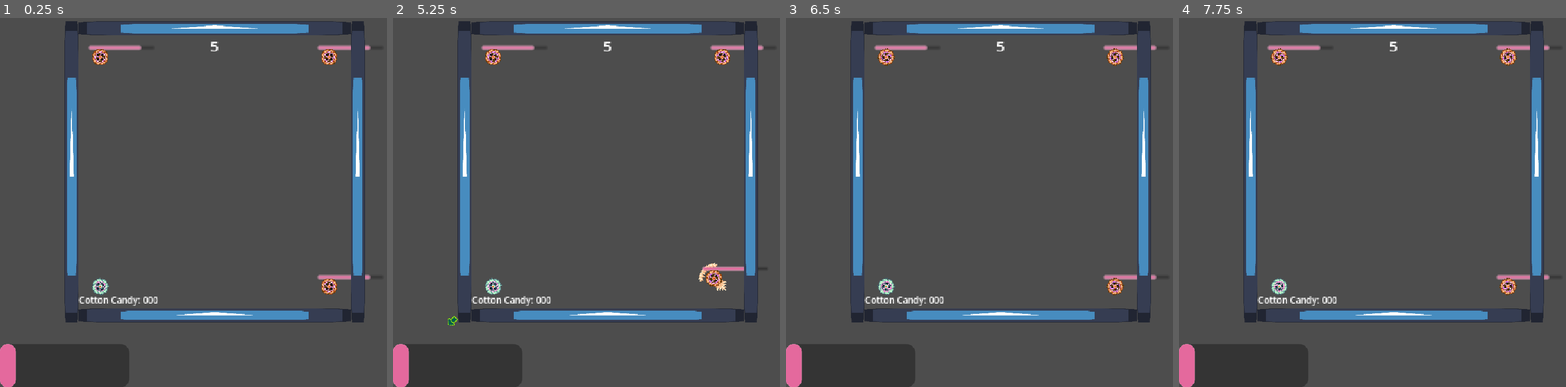
Above: before the commit, frames 1-4 (left to right).
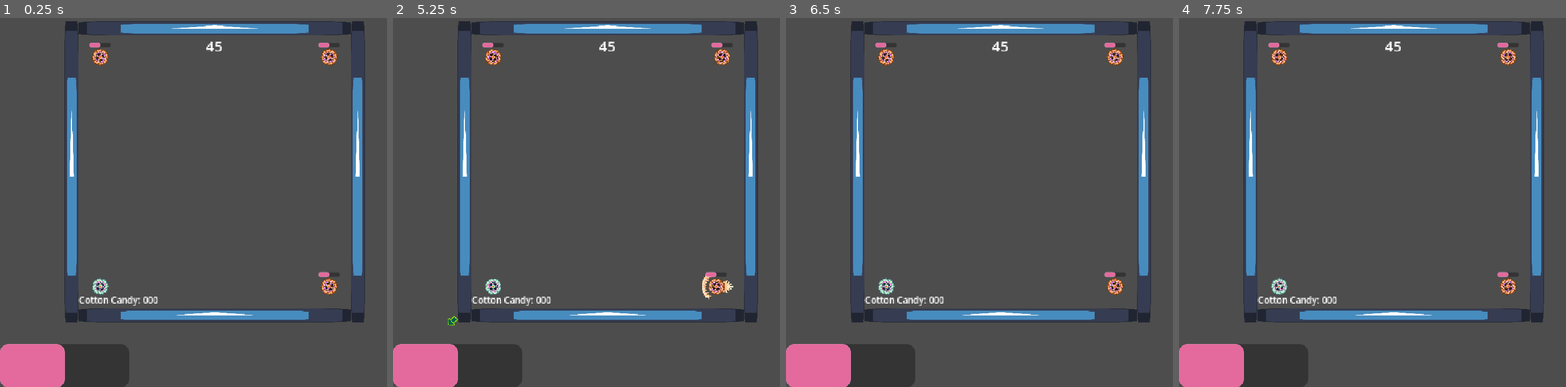
Above: after the commit, the same moments.

Repository: We-ALL-Play-Warthunder-Not-Just-Me/verySeriousSpinningCottonCandyGame
Game: Godot game, scene res://main_game.tscn
Same seed, same stepped clock (60 frames per second), same inputs: the game is played once before the commit and once after it. The engine's default icon, where the game draws it, is replaced by a stand-in: a white triangle on a blue panel in a dark square.
Inputs (mouse positions are in pixels of both pictures, inside the frame that each line leads up to):
- Up to frame 1 (0.25 s): no input
- Up to frame 2 (5.25 s): move the mouse to (702, 150) at 0.52 s; press the mouse at (702, 150) at 0.53 s; move the mouse to (520, 195) at 1.27 s; release the mouse at (520, 195) at 1.28 s; tap R at 1.35, 2.85, 4.35 s; move the mouse to (652, 77) at 2.02 s; press the mouse at (652, 77) at 2.03 s; move the mouse to (586, 257) at 2.77 s; release the mouse at (586, 257) at 2.78 s; move the mouse to (737, 235) at 3.52 s; press the mouse at (737, 235) at 3.53 s; move the mouse to (478, 106) at 4.27 s; release the mouse at (478, 106) at 4.28 s; move the mouse to (629, 172) at 5.02 s; press the mouse at (629, 172) at 5.03 s
- Up to frame 3 (6.5 s): move the mouse to (936, 65) at 5.77 s; release the mouse at (936, 65) at 5.78 s; tap R at 5.85 s
- Up to frame 4 (7.75 s): move the mouse to (1488, 150) at 6.52 s; press the mouse at (1488, 150) at 6.53 s; move the mouse to (1306, 195) at 7.27 s; release the mouse at (1306, 195) at 7.28 s; tap R at 7.35 s

The runs differ from the first frame. In frame 1, 2.4% of the frame differs, in the area x 0-99%, y 6-100%; in frame 2, 2.6%, in the area x 0-97%, y 6-100%; in frame 3, 2.5%; in frame 4, 2.5%.

Commit message:
Respawned Enemies and some Clean Up
I converted my player spawner into a general spawner that captures the starting positions of every spinner in a dictionary at ready to save that value for respawns later. ALSO, FIXED MY STUPID WAY OF DOING TARGET DETECTION FOR ENEMIES (No more recursion...)

Diff:
--- a/Enemies/Enemy.tscn
+++ b/Enemies/Enemy.tscn
@@ -103,16 +103,15 @@
 
 [node name="HealthBar" parent="." unique_id=103673131 node_paths=PackedStringArray("health") instance=ExtResource("6_oiydt")]
 offset_left = -12.0
-offset_top = -12.0
+offset_top = -16.0
 offset_right = 12.0
 offset_bottom = -11.0
-scale = Vector2(3, 3)
 health = NodePath("../HealthComponent")
 
 [node name="VerySeriousEnemy" type="Sprite2D" parent="." unique_id=1977203792]
 texture = ExtResource("1_wv4gc")
 
-[node name="PlayerAnimations" type="AnimationPlayer" parent="VerySeriousEnemy" unique_id=1327218308]
+[node name="EnemyAnimations" type="AnimationPlayer" parent="VerySeriousEnemy" unique_id=1327218308]
 libraries/ = SubResource("AnimationLibrary_vlldt")
 autoplay = &"PlayerSpinHigh"
 
@@ -121,7 +120,8 @@
 
 [node name="HealthComponent" type="Node" parent="." unique_id=627178191]
 script = ExtResource("4_7mq4p")
-CurrentHP = 80
+MaxHp = 50
+CurrentHP = 25
 HealthDecay = 0
 metadata/_custom_type_script = "uid://uflgtvyrjjt"
 
@@ -129,3 +129,5 @@
 script = ExtResource("5_k2bks")
 health = NodePath("..")
 metadata/_custom_type_script = "uid://dbd78rwuw5wsu"
+
+[connection signal="healthDEATH" from="HealthComponent" to="." method="spin_depleted"]
--- a/Enemies/enemy.gd
+++ b/Enemies/enemy.gd
@@ -1,9 +1,11 @@
 extends RigidBody2D
 
 @onready var center_stage = get_node("/root/MainGame/CenterStage")
+@onready var spawner = get_node("/root/MainGame/Spawner")
 @onready var spinners = get_node("..")
 @onready var health = $HealthComponent
 @onready var dash_graphic = $VerySeriousDash
+@onready var animations = $VerySeriousEnemy/EnemyAnimations
 var min_wait_time = 0.5
 var max_wait_time = 2.0
 var final_wait_time
@@ -11,10 +13,11 @@
 var max_power = 50
 var min_power = 10
 var max_amplifier = 1.5
+var amplifier
 var dash_time = 3
 var dash_countdown
 var can_dash = true
-var candy_multiplier = randi_range(1, 3)
+var candy_multiplier
 
 func _ready() -> void:
 	final_wait_time = randf_range(min_wait_time, max_wait_time)
@@ -31,7 +34,7 @@
 				can_dash = false
 				dash_countdown = dash_time
 				dash_graphic.visible = true
-				pick_target()
+				pick_target(spinners.get_children())
 		else:
 			final_wait_time = randf_range(min_wait_time, max_wait_time)
 			dash_countdown -= delta
@@ -39,6 +42,21 @@
 				can_dash = true
 			elif dash_countdown < dash_time/3:
 				dash_graphic.visible = false
+
+		if health.CurrentHP > (health.MaxHp/2):
+			animations.play("PlayerSpinHigh")
+			candy_multiplier = 3
+			amplifier = max_amplifier
+		elif health.CurrentHP > (health.MaxHp/4):
+			animations.play("PlayerSpinMed")
+			candy_multiplier = 2
+			amplifier = (max_amplifier/2)
+		elif health.CurrentHP > 0:
+			animations.play("PlayerSpinLow")
+			candy_multiplier = 1
+			amplifier = (max_amplifier/4)
+		else:
+			animations.stop()
 	else:
 		self.linear_velocity.lerp(Vector2(0,0),30)
 		health.HealthDecay = 0
@@ -46,18 +64,29 @@
 	previous_frame = self.linear_velocity
 	dash_graphic.rotation = previous_frame.angle()
 
-func launch_self(target: RigidBody2D):
-	var direction_to_target = self.position.direction_to(target.position)
+func launch_self(target_position: Vector2):
+	var direction_to_target = self.position.direction_to(target_position)
 	var final_power = randi_range(min_power, max_power)
 	var force = (direction_to_target * final_power).limit_length(max_power)
-	self.apply_force(force * max_amplifier)
+	self.apply_force(force * amplifier)
 
-func pick_target():
-	var active_spinners = spinners.get_child_count()
-	var random_target = randi_range(0, active_spinners-1)
-	var chosen_target = spinners.get_child(random_target)
-	if chosen_target.name == self.name:
-		pick_target()
+func pick_target(targets: Array):
+	var active_spinners = targets.size()
+	if active_spinners == 0:
+		#If no one else is around, go in a random direction
+		var random_direction = Vector2(randf_range(-1, 1), randf_range(-1, 1)) + self.position
+		launch_self(random_direction)
 	else:
-		#print(self.name," has chosen Target: ", chosen_target.name)
-		launch_self(chosen_target)
+		#Picking randomly who to go for in the array of options
+		var random_target = randi_range(0, active_spinners-1)
+		var chosen_target = spinners.get_child(random_target)
+		if chosen_target.name == self.name:
+			#Removing itself from the pool before trying again
+			targets.remove_at(random_target)
+			pick_target(targets)
+		else:
+			#print(self.name," has chosen Target: ", chosen_target.name)
+			launch_self(chosen_target.position)
+
+func spin_depleted():
+	spawner.kill_spinner(self)
--- a/Player/Player.tscn
+++ b/Player/Player.tscn
@@ -127,7 +127,7 @@
 [node name="HealthComponent" type="Node" parent="." unique_id=627178191]
 script = ExtResource("1_3qydi")
 MaxHp = 50
-CurrentHP = 6
+CurrentHP = 25
 HealthDecay = 2
 metadata/_custom_type_script = "uid://uflgtvyrjjt"
 
@@ -160,4 +160,5 @@
 shape = SubResource("CircleShape2D_j23h2")
 debug_color = Color(0.9757263, 0, 0.42078322, 0.41960785)
 
+[connection signal="healthDEATH" from="HealthComponent" to="." method="spin_depleted"]
 [connection signal="body_entered" from="DamageArea" to="." method="_on_damage_area_entered"]
--- a/Player/player_rigid.gd
+++ b/Player/player_rigid.gd
@@ -17,12 +17,8 @@
 var dash_countdown
 @onready var center_stage = get_node("/root/MainGame/CenterStage")
 var previous_frame: Vector2
-@onready var spawner = get_node("/root/MainGame/PlayerSpawn")
+@onready var spawner = get_node("/root/MainGame/Spawner")
 @onready var candy_tracker = get_node("/root/MainGame/CottonCandyTracker")
-
-func _ready() -> void:
-	health.healthDEATH.connect(spawner.kill_player)
-	health.healthDEATH.connect(candy_tracker.player_died)
 
 # Called every frame. 'delta' is the elapsed time since the previous frame.
 func _process(delta: float) -> void:
@@ -74,7 +70,6 @@
 			amplifier = (max_amplifier/4)
 		else:
 			animations.stop()
-			candy_tracker.candy_multiplier = 0
 
 	else:
 		self.linear_velocity.lerp(Vector2(0,0),30)
@@ -111,3 +106,6 @@
 	print("boop")
 	if body.name != "Player" and body is RigidBody2D:
 		steal_spin(body)
+
+func spin_depleted():
+	spawner.kill_spinner(self)
--- a/TestTimer.gd
+++ b/TestTimer.gd
@@ -1,14 +1,13 @@
 extends Label
 
 @onready var countdown = $Timer
-@onready var round_over_text = $Finished
+@onready var round_over_text = $EndText
 @onready var center_stage = get_node("/root/MainGame/CenterStage")
-@onready var test_text = $TestText
 @onready var candy_tracker = get_node("/root/MainGame/CottonCandyTracker")
 var final_text
 
 # Called every frame. 'delta' is the elapsed time since the previous frame.
-func _process(delta: float) -> void:
+func _process(_delta: float) -> void:
 	#print(countdown.time_left)
 	self.text = str(ceili(countdown.time_left))
 
@@ -17,7 +16,8 @@
 	for player in candy_tracker.spinners_dictionary:
 		var score_candy = "\n" + player + " Candy: " + str(candy_tracker.spinners_dictionary[player])
 		final_text += score_candy
-	test_text.append_text(final_text)
+	round_over_text.append_text(final_text)
+	round_over_text.visible = true
 
 func round_end():
 	center_stage.round_playing = false
--- a/cotton_candy_tracker.gd
+++ b/cotton_candy_tracker.gd
@@ -7,30 +7,23 @@
 var spinners_dictionary = {}
 @onready var spinners = get_node("../Spinners")
 @onready var spinners_children = spinners.get_children()
-#@onready var player = get_node("../Player")
-
-func create_dictionary_of_spinners():
-	for child in spinners_children:
-		var tag = child.name
-		spinners_dictionary.get_or_add(tag, 0)
 
 func _ready() -> void:
-	create_dictionary_of_spinners()
+	for child in spinners_children:
+		spinners_dictionary.get_or_add(child.name, 0)
 
 func _process(delta: float) -> void:
 	spinners_children = spinners.get_children()
 
 func _on_candy_timer_timeout() -> void:
 	add_candy()
+	#This is displaying the player's candy in the label on the bottom left. Yes, all of this is in the label on the bottom left. Don't worry.
+	self.text = "Cotton Candy: " + str(spinners_dictionary["Player"])
 
 func add_candy():
+	#Why is this seperate from the timer timeout? Because I don't know if that'll be permanent, so. We got add_candy just in case.
 	for child in spinners_children:
 		if spinners_dictionary.has(child.name):
 			var add_candy = candy_value * child.candy_multiplier
 			spinners_dictionary[child.name] += add_candy
-	print(spinners_dictionary)
-	#print(final_candy)
-	#self.text = "Cotton Candy: " + str(final_candy)
-
-func player_died():
-	candy_multiplier = 0
+	#print(spinners_dictionary)
--- a/main_game.tscn
+++ b/main_game.tscn
@@ -19,21 +19,19 @@
 [node name="Jimby" parent="Spinners" unique_id=222236015 instance=ExtResource("4_6bm6p")]
 position = Vector2(128, -128)
 
-[node name="Blue Tornado" parent="Spinners" unique_id=876122978 instance=ExtResource("4_6bm6p")]
+[node name="Blue Tornado" parent="Spinners" unique_id=2016280512 instance=ExtResource("4_6bm6p")]
 position = Vector2(128, 128)
 
-[node name="Nib" parent="Spinners" unique_id=1965795647 instance=ExtResource("4_6bm6p")]
+[node name="Nib" parent="Spinners" unique_id=135273304 instance=ExtResource("4_6bm6p")]
 position = Vector2(-128, -128)
 
-[node name="Player" parent="Spinners" unique_id=817850568 instance=ExtResource("2_l5ukw")]
+[node name="Player" parent="Spinners" unique_id=1548754327 instance=ExtResource("2_l5ukw")]
 position = Vector2(-128, 128)
 
-[node name="PlayerSpawn" type="Node2D" parent="." unique_id=1170452474 node_paths=PackedStringArray("player")]
-position = Vector2(-128, 128)
+[node name="Spawner" type="Node2D" parent="." unique_id=1170452474]
 script = ExtResource("1_l5ukw")
-player = NodePath("../Spinners/Player")
 
-[node name="Timer" type="Timer" parent="PlayerSpawn" unique_id=197971034]
+[node name="Timer" type="Timer" parent="Spawner" unique_id=197971034]
 wait_time = 5.0
 one_shot = true
 
@@ -54,21 +52,12 @@
 script = ExtResource("4_dugkq")
 
 [node name="Timer" type="Timer" parent="GameTime" unique_id=405559357]
-wait_time = 5.0
+wait_time = 45.0
 one_shot = true
 autostart = true
 
-[node name="Finished" type="Label" parent="GameTime" unique_id=1848765472]
+[node name="EndText" type="RichTextLabel" parent="GameTime" unique_id=10936920]
 visible = false
-layout_mode = 0
-offset_left = -28.0
-offset_top = 108.0
-offset_right = 76.0
-offset_bottom = 196.0
-theme_override_font_sizes/font_size = 64
-text = "FIN"
-
-[node name="TestText" type="RichTextLabel" parent="GameTime" unique_id=10936920]
 layout_mode = 0
 offset_left = -128.0
 offset_right = 176.0
@@ -141,6 +130,6 @@
 scale = Vector2(0.9999999, 0.9999998)
 shape = SubResource("RectangleShape2D_tsdbm")
 
-[connection signal="timeout" from="PlayerSpawn/Timer" to="PlayerSpawn" method="spawn_player"]
+[connection signal="timeout" from="Spawner/Timer" to="Spawner" method="spawn_player"]
 [connection signal="timeout" from="GameTime/Timer" to="GameTime" method="round_end"]
 [connection signal="timeout" from="CottonCandyTracker/CandyTimer" to="CottonCandyTracker" method="_on_candy_timer_timeout"]
--- a/player_spawn_test.gd
+++ b/player_spawn_test.gd
@@ -3,18 +3,30 @@
 @onready var new_player = preload("res://Player/Player.tscn")
 @onready var new_opponent = preload("res://Enemies/Enemy.tscn")
 @onready var spinners = get_node("../Spinners")
+@onready var spinners_children = spinners.get_children()
 @onready var timer = $Timer
-@export var player: Node2D
 var timer_max = 5
+var spinners_dictionary = {}
 
-func kill_player():
-	player.queue_free()
-	timer.start(timer_max)
+func _ready() -> void:
+	for child in spinners_children:
+		spinners_dictionary.get_or_add(child.name, child.global_position)
 
-func spawn_player():
-	player = new_player.instantiate()
-	spinners.add_child.call_deferred(player)
-	player.global_position = self.global_position
+func kill_spinner(target: Node2D):
+	#Getting the name of who just died and their initial starting point before deletion
+	var name = target.name
+	var position = spinners_dictionary[name]
+	target.queue_free()
+	await get_tree().create_timer(timer_max).timeout
+	spawn_spinner(name, position)
+
+func spawn_spinner(name: String, position: Vector2):
+	var spinner = new_opponent.instantiate()
+	if name == "Player":
+		spinner = new_player.instantiate()
+	spinner.name = name
+	spinners.add_child.call_deferred(spinner)
+	spinner.global_position = position
 
 func _process(delta: float) -> void:
 	if Input.is_key_pressed(KEY_R):
